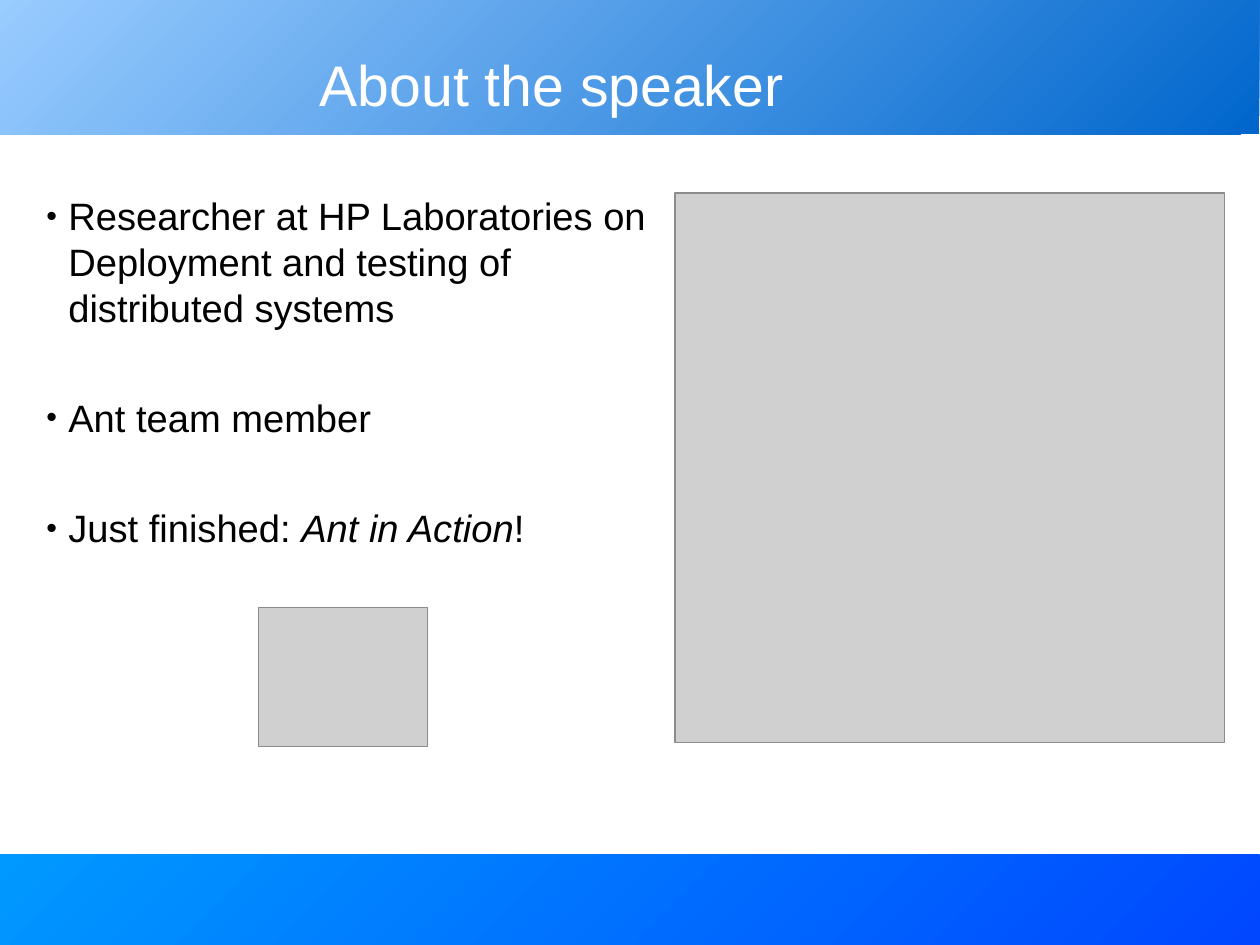
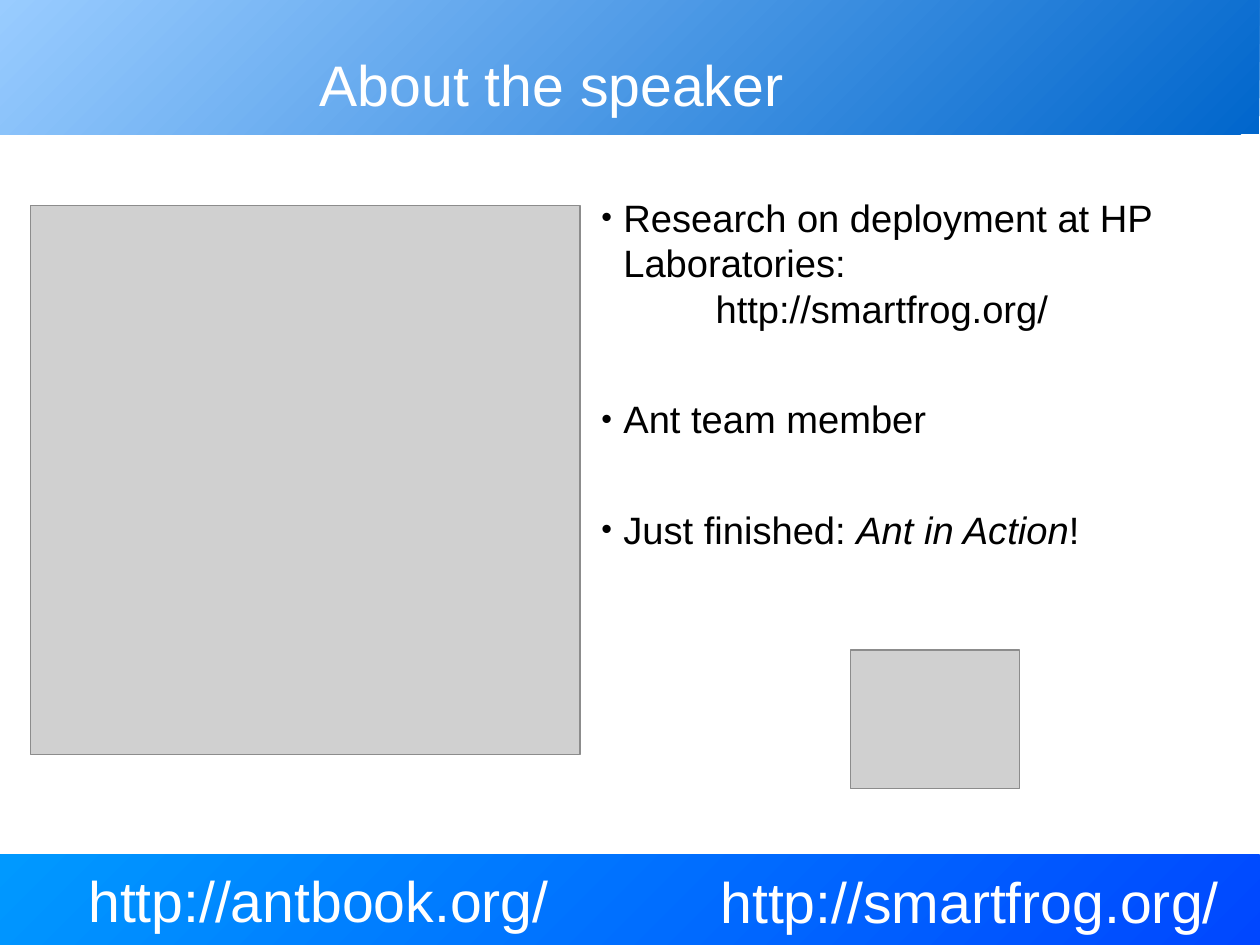
Before and after one commit to BeatrizTercero/repoSvnAnt, a slide deck: slide 2 of core/trunk/docs/slides/extending_ant.odp. Drawn at 1260x945 pixels with LibreOffice and Linux fonts; fonts in the diff are those of the drawing; grey boxes stand for pictures. Boxes give left, top, right and bottom in pixels: in the first picture for what was removed or moved away, otherwise in the second. Text is boxed around its words. In the diff, an @@ line names an element or a change of style, - is before the commit and + after.

```diff
--- a/core/trunk/docs/slides/extending_ant.odp
+++ b/core/trunk/docs/slides/extending_ant.odp
@@ text "Research on deployment at HP ...": place and size @@
-text "Research on deployment at HP ..." at (68, 202, 645, 543)
+text "Research on deployment at HP ..." at (623, 204, 1153, 545)
@@ picture: place and size @@
-picture at (258, 607, 428, 745)
+picture at (31, 206, 581, 756)
@@ text at (623, 204, 1153, 331): text changed @@
-• Researcher at HP Laboratories on
-  Deployment and testing of distributed systems
+• Research on deployment at HP Laboratories:
+  http://smartfrog.org/
@@ picture: place and size @@
-picture at (676, 193, 1226, 743)
+picture at (851, 651, 1020, 789)
@@ title added at (88, 880, 548, 933), 36 pt, text #FFFFFF @@
+http://antbook.org/
@@ title added at (720, 881, 1218, 934), 36 pt, text #FFFFFF @@
+http://smartfrog.org/
```
Also in this commit, not shown: 11 other slides changed, 4 slides added, 2 slides removed.
